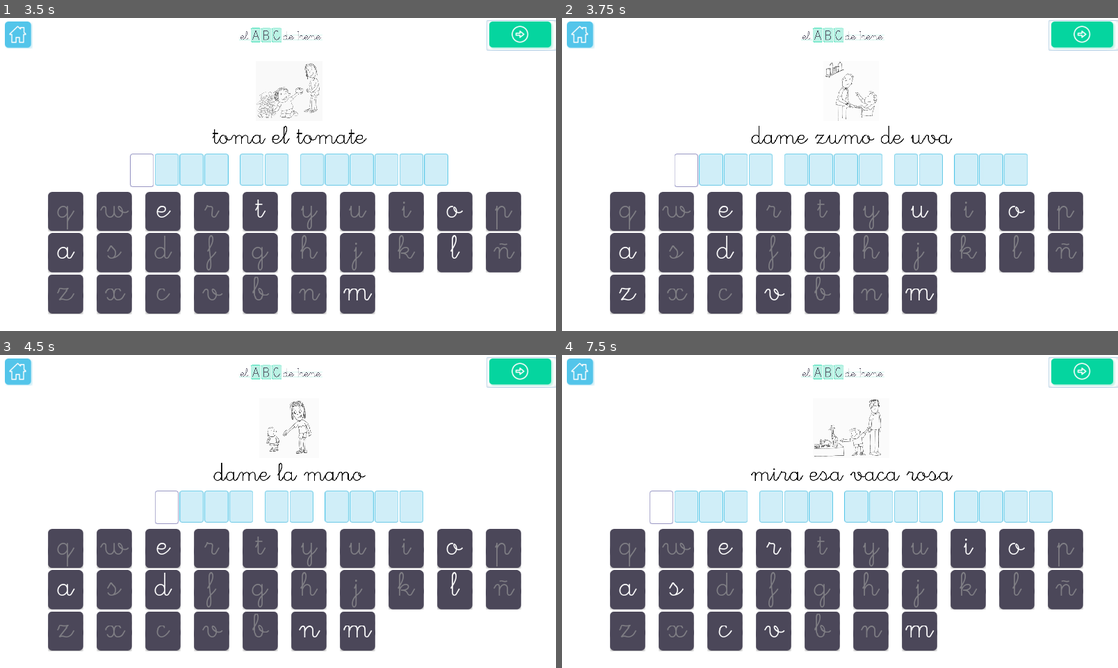
Above: before the commit, frames 1-4 (two rows, left to right).
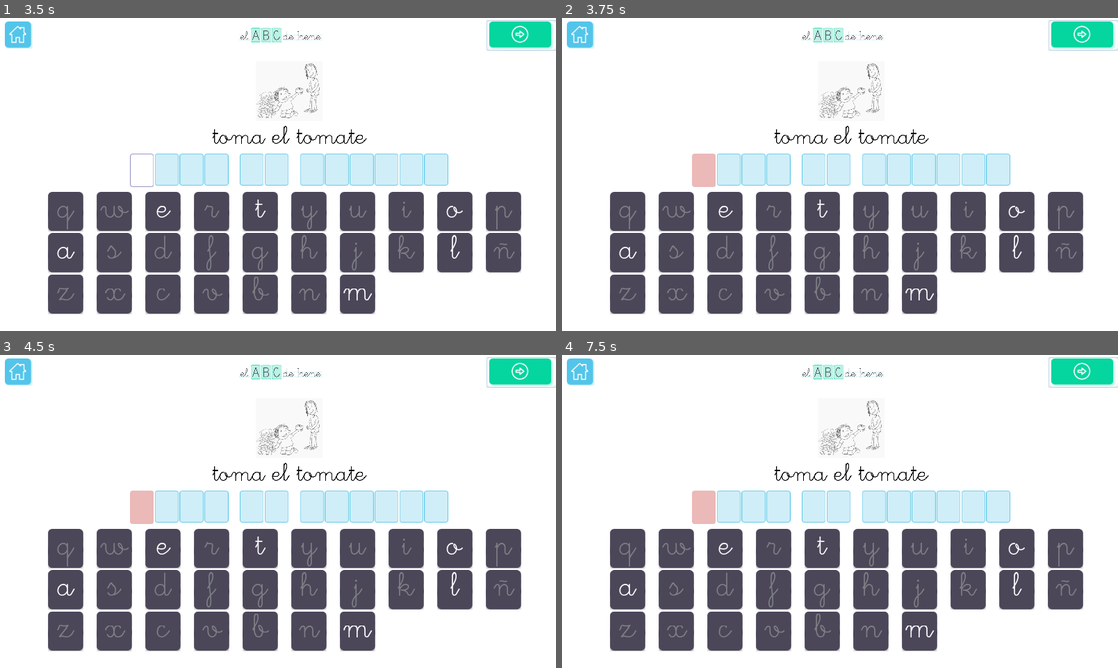
Above: after the commit, the same moments.

Repository: pabloalba/abcirene
Game: Godot game, scene res://MainMenu.tscn
Two runs of this game, one before a commit and one after it. Both use one fixed random seed, a clock stepped at 60 frames per second and the inputs below. Sound files missing from this copy of the repository are replaced by a short silence.
Inputs (mouse positions are in pixels of both pictures, inside the frame that each line leads up to):
- Up to frame 1 (3.5 s): click (211, 230) at 0.5 s; click (16, 33) at 1.25 s; click (366, 230) at 2 s; click (522, 36) at 2.75 s
- Up to frame 2 (3.75 s): tap Enter at 3.5 s; move the mouse to (962, 158) at 3.52 s; click (962, 158) at 3.67 s
- Up to frame 3 (4.5 s): tap Space at 4.25 s; drag from (166, 527) to (250, 574) at 4.27 s
- Up to frame 4 (7.5 s): tap Enter at 5, 6.5 s; move the mouse to (895, 442) at 5.02 s; click (895, 442) at 5.17 s; tap Space at 5.75, 7.25 s; drag from (812, 574) to (673, 464) at 5.77 s; move the mouse to (1006, 558) at 6.52 s; click (1006, 558) at 6.67 s; drag from (673, 464) to (756, 433) at 7.27 s

Frame 1 is identical in both runs. In frame 2, 3.9% of the frame differs, in the area x 10-84%, y 14-91%; in frame 3, 3.2%; in frame 4, 4.8%, in the area x 15-89%, y 14-91%.

Commit message:
Add support for phisical keyboard. Also, upgrade to Godot 3.1

Diff:
--- a/MainMenu.tscn
+++ b/MainMenu.tscn
@@ -7,141 +7,47 @@
 [ext_resource path="res://assets/img/btn_opciones.png" type="Texture" id=5]
 
 [node name="MainMenu" type="ColorRect"]
-
-anchor_left = 0.0
-anchor_top = 0.0
-anchor_right = 0.0
-anchor_bottom = 0.0
 margin_right = 1280.0
 margin_bottom = 720.0
-rect_pivot_offset = Vector2( 0, 0 )
-rect_clip_content = false
-mouse_filter = 0
-mouse_default_cursor_shape = 0
-size_flags_horizontal = 1
-size_flags_vertical = 1
-color = Color( 1, 1, 1, 1 )
 script = ExtResource( 1 )
-_sections_unfolded = [ "Rect" ]
 
-[node name="ColorRect" type="ColorRect" parent="." index="0"]
-
-anchor_left = 0.0
-anchor_top = 0.0
-anchor_right = 0.0
-anchor_bottom = 0.0
+[node name="ColorRect" type="ColorRect" parent="."]
 margin_top = 360.0
 margin_right = 1280.0
 margin_bottom = 720.0
-rect_pivot_offset = Vector2( 0, 0 )
-rect_clip_content = false
-mouse_filter = 0
-mouse_default_cursor_shape = 0
-size_flags_horizontal = 1
-size_flags_vertical = 1
 color = Color( 0.733333, 0.952941, 0.898039, 1 )
-_sections_unfolded = [ "Rect" ]
 
-[node name="TextureRect" type="TextureRect" parent="." index="1"]
-
-anchor_left = 0.0
-anchor_top = 0.0
-anchor_right = 0.0
-anchor_bottom = 0.0
+[node name="TextureRect" type="TextureRect" parent="."]
 margin_left = 330.0
 margin_top = 160.0
 margin_right = 971.0
 margin_bottom = 270.0
-rect_pivot_offset = Vector2( 0, 0 )
-rect_clip_content = false
-mouse_filter = 1
-mouse_default_cursor_shape = 0
-size_flags_horizontal = 1
-size_flags_vertical = 1
 texture = ExtResource( 2 )
-stretch_mode = 0
-_sections_unfolded = [ "Rect" ]
 
-[node name="btnWords" type="Button" parent="." index="2"]
-
-anchor_left = 0.0
-anchor_top = 0.0
-anchor_right = 0.0
-anchor_bottom = 0.0
+[node name="btnWords" type="Button" parent="."]
 margin_left = 345.0
 margin_top = 450.0
 margin_right = 615.0
 margin_bottom = 534.0
-rect_pivot_offset = Vector2( 0, 0 )
-rect_clip_content = false
-focus_mode = 2
-mouse_filter = 0
-mouse_default_cursor_shape = 0
-size_flags_horizontal = 1
-size_flags_vertical = 1
-toggle_mode = false
-enabled_focus_mode = 2
-shortcut = null
-group = null
 icon = ExtResource( 3 )
 flat = true
-align = 1
-_sections_unfolded = [ "Rect" ]
 
-[node name="btnPhrases" type="Button" parent="." index="3"]
-
-anchor_left = 0.0
-anchor_top = 0.0
-anchor_right = 0.0
-anchor_bottom = 0.0
+[node name="btnPhrases" type="Button" parent="."]
 margin_left = 715.0
 margin_top = 450.0
 margin_right = 985.0
 margin_bottom = 534.0
-rect_pivot_offset = Vector2( 0, 0 )
-rect_clip_content = false
-focus_mode = 2
-mouse_filter = 0
-mouse_default_cursor_shape = 0
-size_flags_horizontal = 1
-size_flags_vertical = 1
-toggle_mode = false
-enabled_focus_mode = 2
-shortcut = null
-group = null
 icon = ExtResource( 4 )
 flat = true
-align = 1
-_sections_unfolded = [ "Rect" ]
 
-[node name="btnSettings" type="Button" parent="." index="4"]
-
-anchor_left = 0.0
-anchor_top = 0.0
-anchor_right = 0.0
-anchor_bottom = 0.0
+[node name="btnSettings" type="Button" parent="."]
 margin_left = 1010.0
 margin_top = 615.0
 margin_right = 1216.0
 margin_bottom = 673.0
-rect_pivot_offset = Vector2( 0, 0 )
-rect_clip_content = false
-focus_mode = 2
-mouse_filter = 0
-mouse_default_cursor_shape = 0
-size_flags_horizontal = 1
-size_flags_vertical = 1
-toggle_mode = false
-enabled_focus_mode = 2
-shortcut = null
-group = null
 icon = ExtResource( 5 )
 flat = true
-align = 1
-_sections_unfolded = [ "Rect" ]
 
 [connection signal="pressed" from="btnWords" to="." method="_on_btnWords_pressed"]
-
 [connection signal="pressed" from="btnPhrases" to="." method="_on_btnPhrases_pressed"]
-
 [connection signal="pressed" from="btnSettings" to="." method="_on_btnSettings_pressed"]
--- a/Play.gd
+++ b/Play.gd
@@ -3,6 +3,7 @@
 const MODE_PLAYER = 0
 const MODE_ANIM = 1
 const MODE_SUCCESS = 2
+const MIN_TIME_KEYBOARD = 0.5
 # "pie", "pisa",
 var words_mslcp = ["mesa", "mula", "casa", "cole", "oso", "mamá", "papá", "pupa", "pala", "polo", "sopa", "copa", "pico", "ola", "saco", "cama", "sapo", "mapa", "come", "cola", "lupa", "peso", "pila", "púa", "mío", "cose"]
 var words_tjzr = ["pato", "moto", "tomate", "pelota", "maleta", "zumo", "rosa", "ropa", "ojo", "caja", "perro", "carro", "lazo", "pozo", "taza", "rata", "pijama", "tío", "río", "patata", "zapato", "rojo", "moja"]
@@ -38,6 +39,8 @@
 var current_words
 var current_word_num
 var words_letters = []
+var time_keyboard = 0
+var last_key = null
 
 func _ready():
 	randomize()
@@ -67,6 +70,8 @@
 	word_containers.append(get_node("Phrase"))
 	drag = false
 	mode = MODE_PLAYER
+	last_key = null
+	time_keyboard = 0
 	generate_words()
 	restart_game()
 
@@ -178,6 +183,7 @@
 			l.get_node("Label").set("custom_colors/font_color", "#807f85")
 
 func _process(delta):
+	time_keyboard += delta
 	if mode == MODE_ANIM:
 		failsafe -= delta
 		if failsafe <=0:
@@ -445,3 +451,11 @@
 			if ev.pressed:
 				if globals.settings["words"]["all_alphabet"] or l in words_letters:
 					_on_letter_pressed(l)
+
+func _input(ev):
+	if ev is InputEventKey:
+		var l = char(ev.unicode).to_lower()
+		if l != last_key or time_keyboard > MIN_TIME_KEYBOARD:
+			time_keyboard = 0
+			last_key = l
+			_on_letter_pressed(l)
--- a/default_env.tres
+++ b/default_env.tres
@@ -1,100 +1,14 @@
 [gd_resource type="Environment" load_steps=2 format=2]
 
 [sub_resource type="ProceduralSky" id=1]
-
-radiance_size = 4
 sky_top_color = Color( 0.0470588, 0.454902, 0.976471, 1 )
 sky_horizon_color = Color( 0.556863, 0.823529, 0.909804, 1 )
 sky_curve = 0.25
-sky_energy = 1.0
 ground_bottom_color = Color( 0.101961, 0.145098, 0.188235, 1 )
 ground_horizon_color = Color( 0.482353, 0.788235, 0.952941, 1 )
 ground_curve = 0.01
-ground_energy = 1.0
-sun_color = Color( 1, 1, 1, 1 )
-sun_latitude = 35.0
-sun_longitude = 0.0
-sun_angle_min = 1.0
-sun_angle_max = 100.0
-sun_curve = 0.05
 sun_energy = 16.0
-texture_size = 2
 
 [resource]
-
 background_mode = 2
 background_sky = SubResource( 1 )
-background_sky_custom_fov = 0.0
-background_color = Color( 0, 0, 0, 1 )
-background_energy = 1.0
-background_canvas_max_layer = 0
-ambient_light_color = Color( 0, 0, 0, 1 )
-ambient_light_energy = 1.0
-ambient_light_sky_contribution = 1.0
-fog_enabled = false
-fog_color = Color( 0.5, 0.6, 0.7, 1 )
-fog_sun_color = Color( 1, 0.9, 0.7, 1 )
-fog_sun_amount = 0.0
-fog_depth_enabled = true
-fog_depth_begin = 10.0
-fog_depth_curve = 1.0
-fog_transmit_enabled = false
-fog_transmit_curve = 1.0
-fog_height_enabled = false
-fog_height_min = 0.0
-fog_height_max = 100.0
-fog_height_curve = 1.0
-tonemap_mode = 0
-tonemap_exposure = 1.0
-tonemap_white = 1.0
-auto_exposure_enabled = false
-auto_exposure_scale = 0.4
-auto_exposure_min_luma = 0.05
-auto_exposure_max_luma = 8.0
-auto_exposure_speed = 0.5
-ss_reflections_enabled = false
-ss_reflections_max_steps = 64
-ss_reflections_fade_in = 0.15
-ss_reflections_fade_out = 2.0
-ss_reflections_depth_tolerance = 0.2
-ss_reflections_roughness = true
-ssao_enabled = false
-ssao_radius = 1.0
-ssao_intensity = 1.0
-ssao_radius2 = 0.0
-ssao_intensity2 = 1.0
-ssao_bias = 0.01
-ssao_light_affect = 0.0
-ssao_color = Color( 0, 0, 0, 1 )
-ssao_quality = 0
-ssao_blur = 3
-ssao_edge_sharpness = 4.0
-dof_blur_far_enabled = false
-dof_blur_far_distance = 10.0
-dof_blur_far_transition = 5.0
-dof_blur_far_amount = 0.1
-dof_blur_far_quality = 1
-dof_blur_near_enabled = false
-dof_blur_near_distance = 2.0
-dof_blur_near_transition = 1.0
-dof_blur_near_amount = 0.1
-dof_blur_near_quality = 1
-glow_enabled = false
-glow_levels/1 = false
-glow_levels/2 = false
-glow_levels/3 = true
-glow_levels/4 = false
-glow_levels/5 = true
-glow_levels/6 = false
-glow_levels/7 = false
-glow_intensity = 0.8
-glow_strength = 1.0
-glow_bloom = 0.0
-glow_blend_mode = 2
-glow_hdr_threshold = 1.0
-glow_hdr_scale = 2.0
-glow_bicubic_upscale = false
-adjustment_enabled = false
-adjustment_brightness = 1.0
-adjustment_contrast = 1.0
-adjustment_saturation = 1.0
--- a/project.godot
+++ b/project.godot
@@ -6,7 +6,12 @@
 ;   [section] ; section goes between []
 ;   param=value ; assign values to parameters
 
-config_version=3
+config_version=4
+
+_global_script_classes=[  ]
+_global_script_class_icons={
+
+}
 
 [application]
 
Not shown, changed: export_presets.cfg
